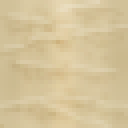
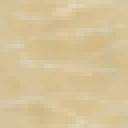
Layers edited between the first and the second w=128, h=128 image:
removed layer "Ebene 2" over [0, 0, 128, 128]
added layer "Standard" over [0, 0, 128, 128]
